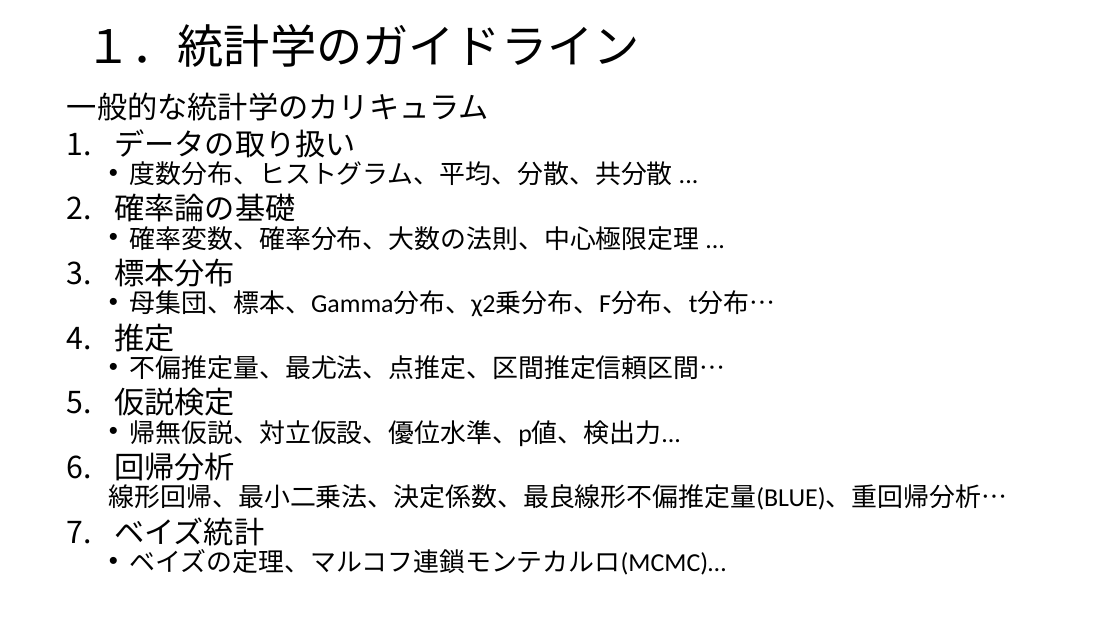
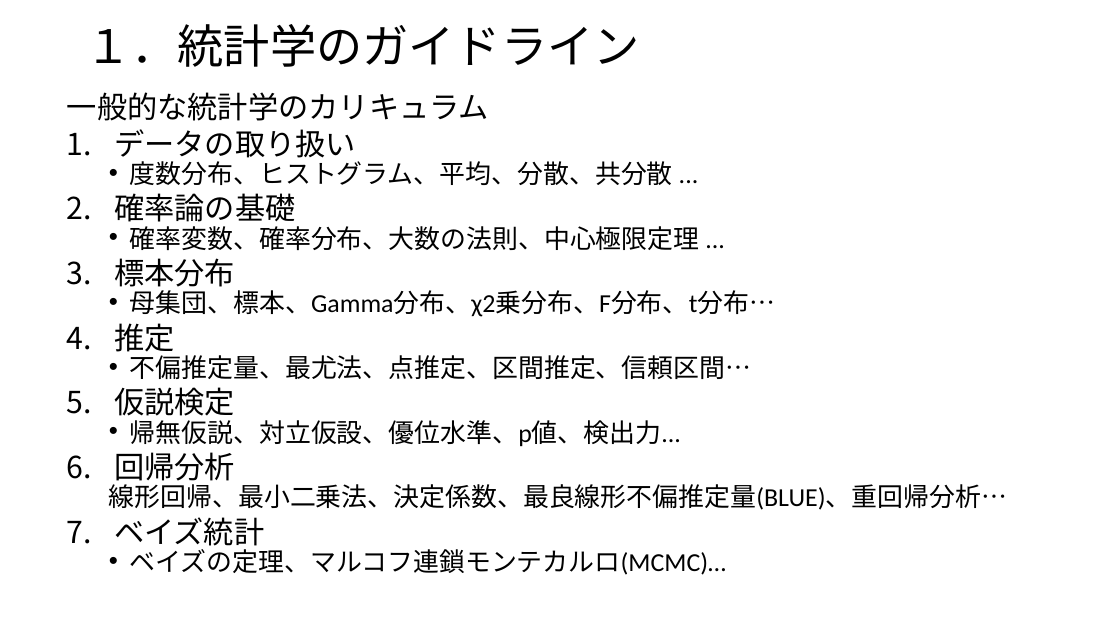
Before and after one commit to morimoto0606/Statistics, a slide deck: slide 3 of statistics2.pptx. Drawn at 1120x630 pixels with LibreOffice and Linux fonts; fonts in the diff are those of the drawing. Boxes give left, top, right and bottom in pixels: in the first picture for what was removed or moved away, otherwise in the second. Text is boxed around its words. In the diff, an @@ line names an element or a change of style, - is before the commit and + after.

```diff
--- a/statistics2.pptx
+++ b/statistics2.pptx
@@ text at bbox=[130, 350, 751, 379]: text changed @@
-  • 不偏推定量、最尤法、点推定、区間推定信頼区間…
+  • 不偏推定量、最尤法、点推定、区間推定、信頼区間…
```
Also in this commit, not shown: 12 slides added, 1 other file.
